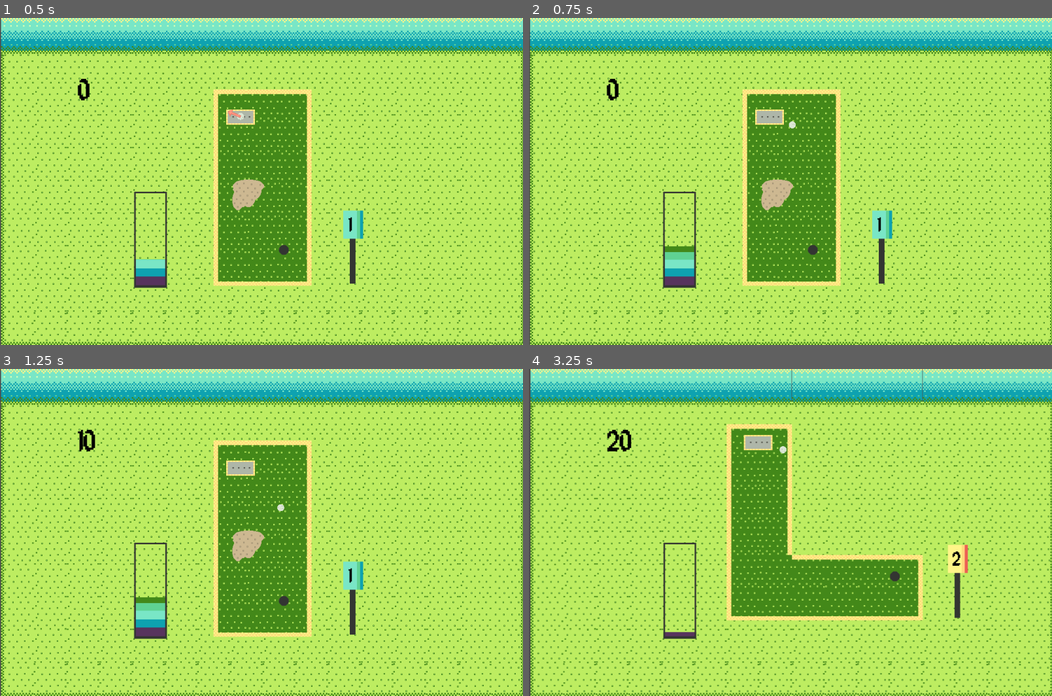
Above: before the commit, frames 1-4 (two rows, left to right).
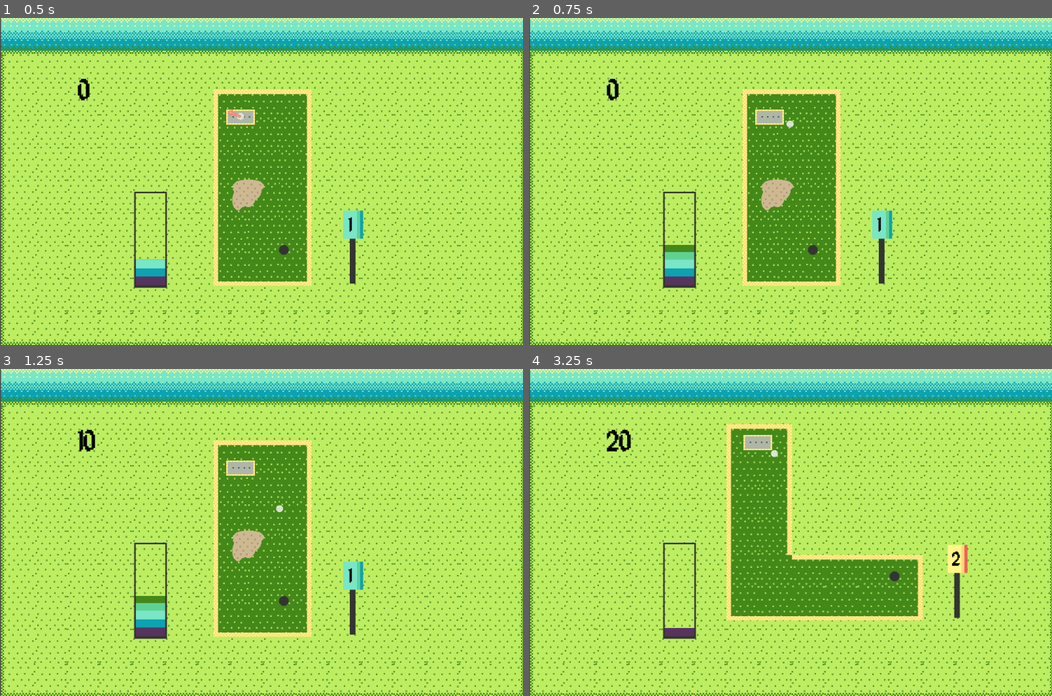
Above: after the commit, the same moments.

Repository: kenset/Par-One
Game: Godot game, scene res://PlayScene.tscn
Two runs of this game, one before a commit and one after it. Both use one fixed random seed, a clock stepped at 60 frames per second and the inputs below.
Inputs (mouse positions are in pixels of both pictures, inside the frame that each line leads up to):
- Up to frame 1 (0.5 s): no input
- Up to frame 2 (0.75 s): tap Enter at 0.5 s; move the mouse to (905, 165) at 0.52 s; tap Space (hit_golf_ball, bound only after the commit) at 0.6 s
- Up to frame 3 (1.25 s): no input
- Up to frame 4 (3.25 s): move the mouse to (685, 548) at 1.27 s; tap Space (hit_golf_ball, bound only after the commit) at 1.35, 2.1, 2.85 s; move the mouse to (842, 460) at 2.02 s; move the mouse to (764, 597) at 2.77 s

Frame 1 is identical in both runs. In frame 2, less than 0.1% of the frame differs, in the area x 25-51%, y 31-70%; in frame 3, less than 0.1%; in frame 4, 8.8%, in the area x 0-100%, y 0-100%.

Commit message:
Enables clicking to hit golf ball

Diff:
--- a/GolfBall.gd
+++ b/GolfBall.gd
@@ -19,6 +19,8 @@
 func _process(delta):
 	if ($Arrow.visible):
 		$Arrow.look_at(get_global_mouse_position())
+	if (Input.is_action_just_pressed("hit_golf_ball") && !golf_ball_has_been_hit):
+		hit_golf_ball()
 
 func _integrate_forces(state):
 	if (in_sand_trap == true):
@@ -29,11 +31,6 @@
 		linear_velocity = Vector2(0, 0)
 		$AnimatedSprite.playing = false
 		emit_signal("golf_ball_stopped")
-
-func _input(event):
-	if event is InputEventKey and event.pressed and !golf_ball_has_been_hit:
-		if event.scancode == KEY_SPACE:
-			hit_golf_ball()
 
 func hit_golf_ball():
 	$GolfBallHit.play()
--- a/project.godot
+++ b/project.godot
@@ -24,6 +24,15 @@
 window/size/height=640
 window/size/resizable=false
 
+[input]
+
+hit_golf_ball={
+"deadzone": 0.5,
+"events": [ Object(InputEventKey,"resource_local_to_scene":false,"resource_name":"","device":0,"alt":false,"shift":false,"control":false,"meta":false,"command":false,"pressed":false,"scancode":32,"unicode":0,"echo":false,"script":null)
+, Object(InputEventMouseButton,"resource_local_to_scene":false,"resource_name":"","device":-1,"alt":false,"shift":false,"control":false,"meta":false,"command":false,"button_mask":0,"position":Vector2( 0, 0 ),"global_position":Vector2( 0, 0 ),"factor":1.0,"button_index":1,"pressed":false,"doubleclick":false,"script":null)
+ ]
+}
+
 [layer_names]
 
 2d_physics/layer_1="golfBall"
